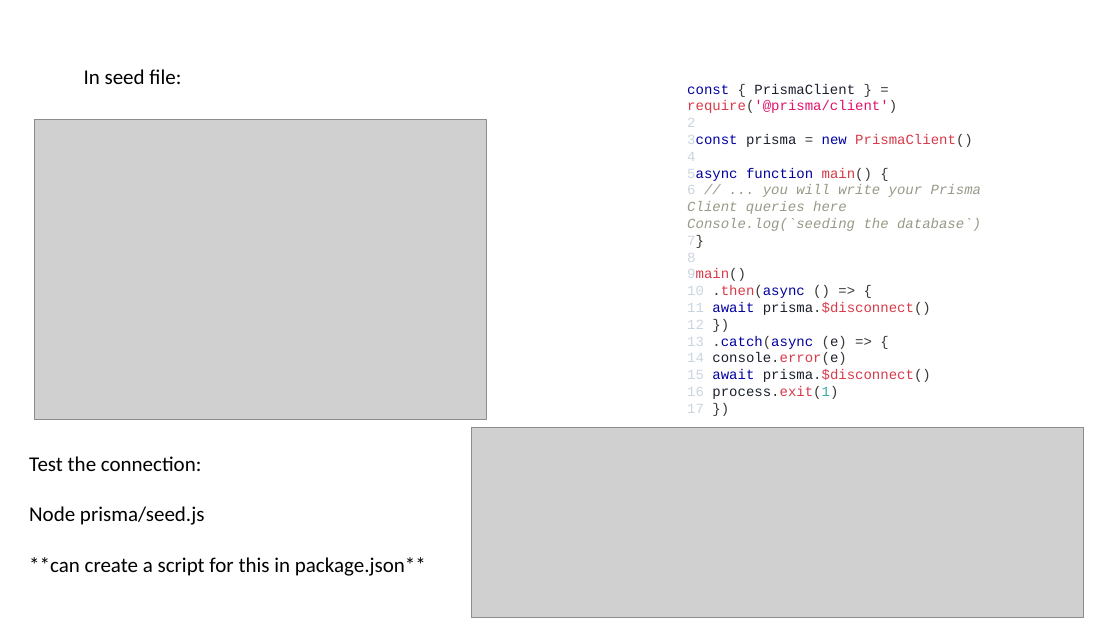
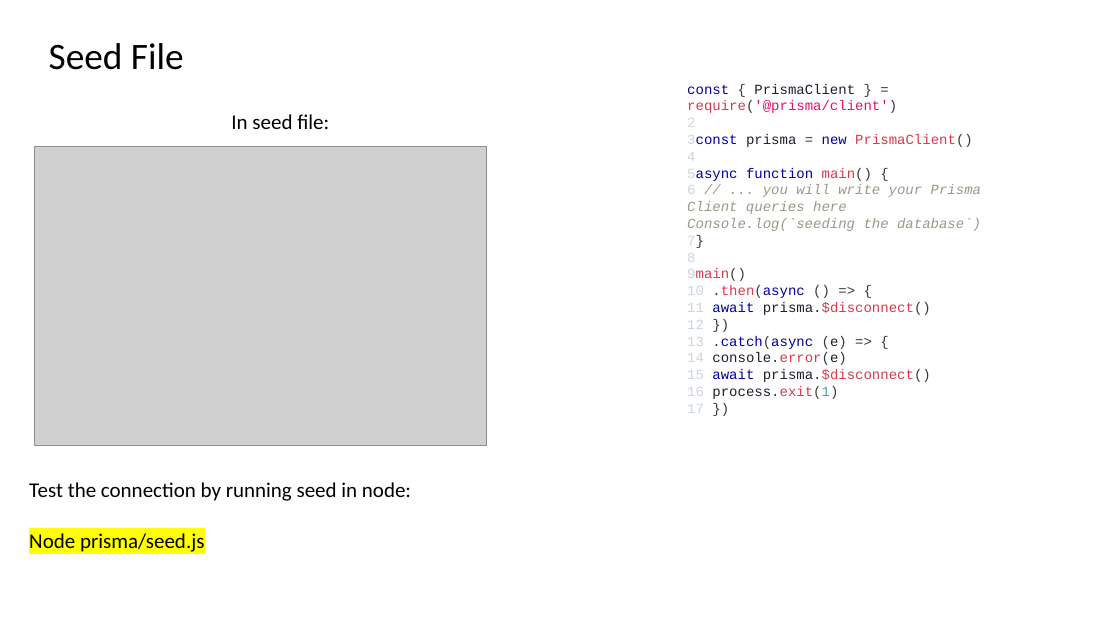
Before and after one commit to engineergrowth/Helpful-Stuff, a slide deck: slide 9 of PRISMA.pptx (slide 8 before the commit). Drawn at 1120x630 pixels with LibreOffice and Linux fonts; fonts in the diff are those of the drawing; grey boxes stand for pictures. Boxes give left, top, right and bottom in pixels: in the first picture for what was removed or moved away, otherwise in the second. Text is boxed around its words. In the diff, an @@ line names an element or a change of style, - is before the commit and + after.

```diff
--- a/PRISMA.pptx
+++ b/PRISMA.pptx
@@ text added at bbox=[49, 43, 184, 70], 32 pt, text #000000 @@
+Seed File
@@ text "In seed file:": place and size @@
-text "In seed file:" at bbox=[84, 69, 181, 84]
+text "In seed file:" at bbox=[231, 114, 329, 129]
@@ picture: place and size @@
-picture at bbox=[34, 120, 487, 419]
+picture at bbox=[34, 146, 487, 445]
@@ picture removed at bbox=[471, 428, 1084, 618] @@
@@ text "Test the connection by running ...": place and size @@
-text "Test the connection by running ..." at bbox=[29, 456, 426, 576]
+text "Test the connection by running ..." at bbox=[29, 482, 411, 552]
@@ text at bbox=[29, 482, 411, 501]: text changed @@
-Test the connection:
+Test the connection by running seed in node:
@@ text at bbox=[29, 533, 205, 552]: highlight none to #FFFF00 in "Node prisma/seed.js" @@
@@ text at bbox=[29, 557, 426, 576]: paragraph removed @@
-**can create a script for this in package.json**
```
Also in this commit, not shown: 11 other slides changed, 2 slides added.
